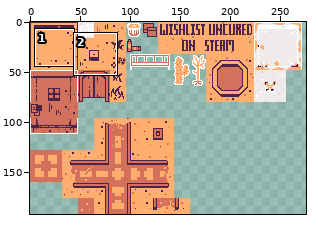
Sprite sheet: public/assets/tilesets/tilesetOrange.png. Above: a wide view before the commit, with the close-up outlined.
Close-up. As it was:
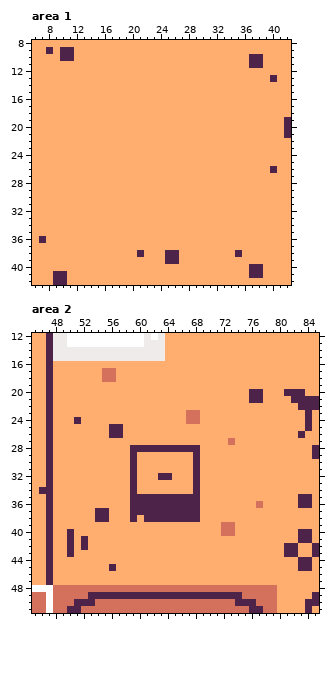
The file is 320x192 pixels. Shown: area 1: x 6..42, y 8..42; area 2: x 45..85, y 12..51. The wide view leaves out empty margins.
Once edited:
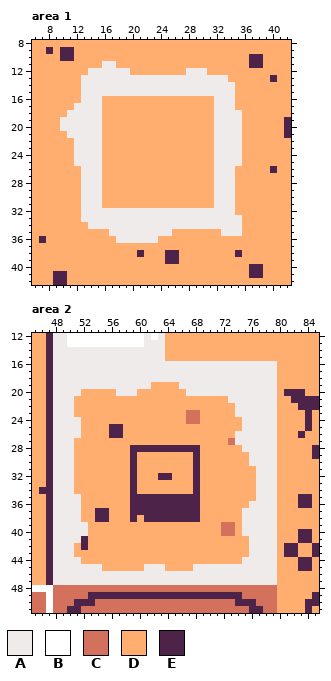
Palette (. is transparent): A #efebea  B #ffffff  C #d4715d  D #ffae70  E #4d234a
Changes in this commit:
Changed rows in their new state; - is an unchanged pixel.
Area 1:
first column x 10:
11 ------AA------------------
12 ----AAAAAA--------AAA-----
13 ---AAAAAAAAAAAAAAAAAAAAA--
14 ---AAAAAAAAAAAAAAAAAAAAAA-
15 ---AAAAAAAAAAAAAAAAAAAAAA-
16 ---AAA----------------AAA-
17 --AAAA----------------AAA-
18 -AAAAA----------------AAAA
19 AAAAAA----------------AAAA
20 AAAAAA----------------AAAA
21 -AAAAA----------------AAAA
22 --AAAA----------------AAAA
23 --AAAA----------------AAAA
24 --AAAA----------------AAAA
25 --AAAA----------------AAAA
26 ---AAA----------------AAA-
27 ---AAA----------------AAA-
28 ---AAA----------------AAA-
29 ---AAA----------------AAA-
30 ---AAA----------------AAA-
31 ---AAA----------------AAA-
32 ---AAAAAAAAAAAAAAAAAAAAAA-
33 ---AAAAAAAAAAAAAAAAAAAAAAA
34 ----AAAAAAAAAAAAAAAAAAAAAA
35 -------AAAAAAAAA-------AAA
36 --------AAAAAA------------
Area 2:
first column x 48:
16 AAAAAAAAAAAAAAAAAAAAAAAAAAAAAAAA
17 AAAAAAAAAAAAAAAAAAAAAAAAAAAAAAAA
18 AAAAAAAAAAAAAAAAAAAAAAAAAAAAAAAA
19 AAAAAAAAAAAAAA----AAAAAAAAAAAAAA
20 AAAA-----AAA-------AAAAAAAAAAAAA
21 AAA----------------------AAAAAAA
22 AAA-----------------------AAAAAA
23 AAA-----------------------AAAAAA
24 AAAA-----------------------AAAAA
25 AAAA-----------------------AAAAA
26 AAAA----------------------AAAAAA
27 AAA-----------------------AAAAAA
28 AAA------------------------AAAAA
29 AAA-------------------------AAAA
30 AAA-------------------------AAAA
31 AAA--------------------------AAA
32 AAA--------------------------AAA
33 AAA--------------------------AAA
34 AAA--------------------------AAA
35 AAAA-------------------------AAA
36 AAAA------------------------AAAA
37 AAAA-----------------------AAAAA
38 AAAA-----------------------AAAAA
39 AAAAA----------------------AAAAA
40 AAAAA----------------------AAAAA
41 AAAA------------------------AAAA
42 AAA-------------------------AAAA
43 AAA-------------------------AAAA
44 AAAA-----------------------AAAAA
45 AAAAAAA-D----AAA----AAAAAAAAAAAA
46 AAAAAAAAAAAAAAAAAAAAAAAAAAAAAAAA
47 AAAAAAAAAAAAAAAAAAAAAAAAAAAAAAAA
Where, in picture pixels (left, top, right, bottom), the same in both close-ups:
changed: (60, 61, 242, 243)
changed: (53, 361, 277, 585)
